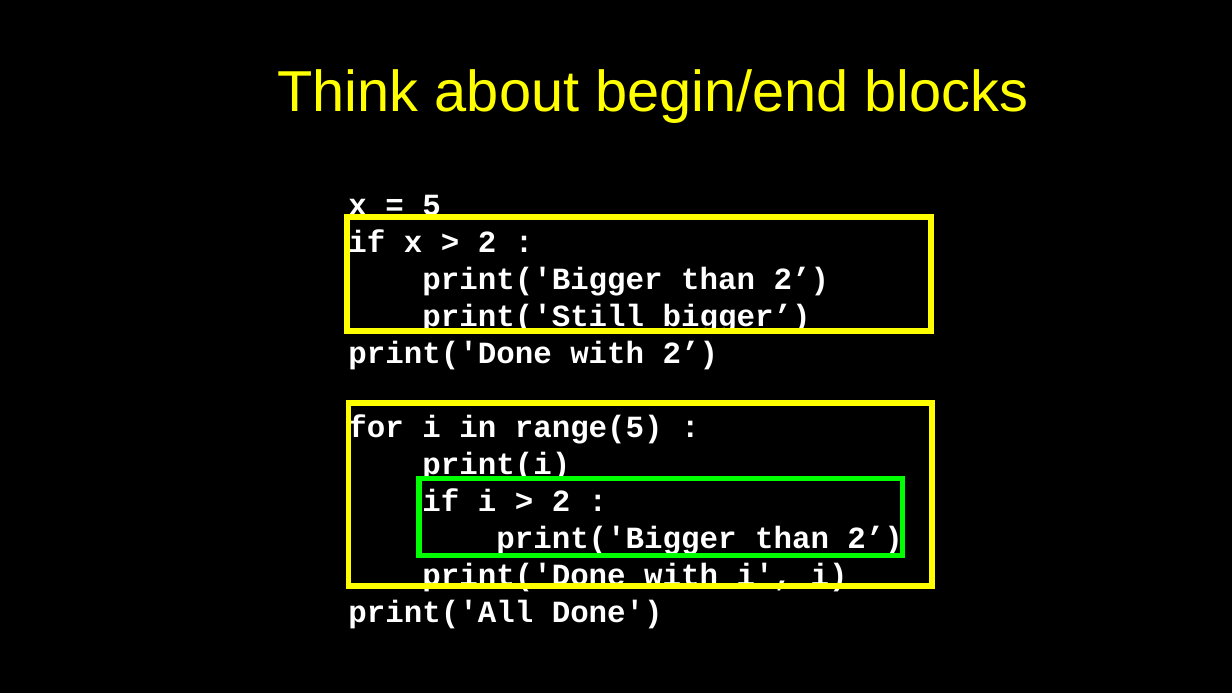
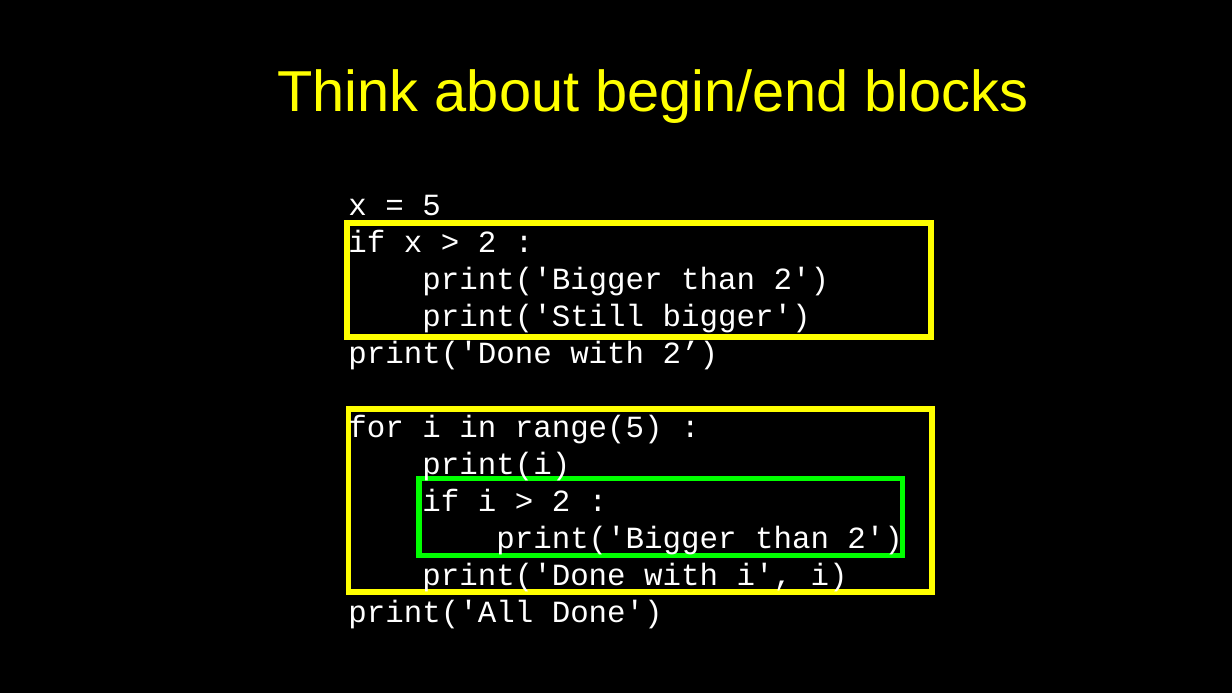
Before and after one commit to csev/py4e, a slide deck: slide 10 of lectures3/Pythonlearn-03-Conditional.pptx. Drawn at 1232x693 pixels with LibreOffice and Linux fonts; fonts in the diff are those of the drawing. Boxes give left, top, right and bottom in pixels: in the first picture for what was removed or moved away, otherwise in the second. Text is boxed around its words. In the diff, an @@ line names an element or a change of style, - is before the commit and + after.

```diff
--- a/lectures3/Pythonlearn-03-Conditional.pptx
+++ b/lectures3/Pythonlearn-03-Conditional.pptx
@@ text at (348,194,848,629): bold off in "x = 5", "if x > 2 :", "print('Done with 2’)", "for i in range(5) :" and 4 more places @@
@@ rectangle: place and size @@
-rectangle at (347,217,931,331)
+rectangle at (347,223,931,337)
@@ text at (422,267,829,335): text changed; bold off @@
-print('Bigger than 2’)
-print('Still bigger’)
+print('Bigger than 2')
+print('Still bigger')
@@ rectangle: place and size @@
-rectangle at (349,403,933,586)
+rectangle at (349,409,933,592)
@@ text at (496,526,902,557): text changed; bold off @@
-print('Bigger than 2’)
+print('Bigger than 2')
```
Also in this commit, not shown: 21 other slides changed, 4 other files.
